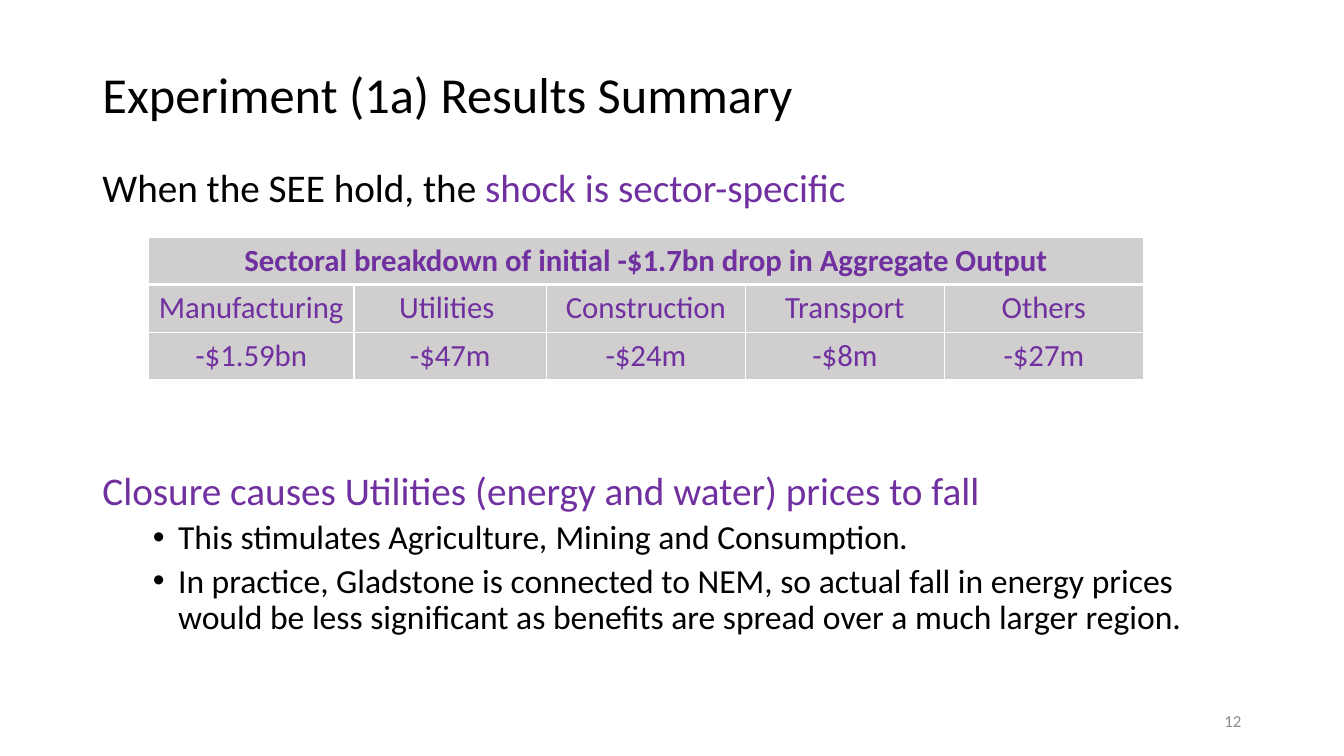
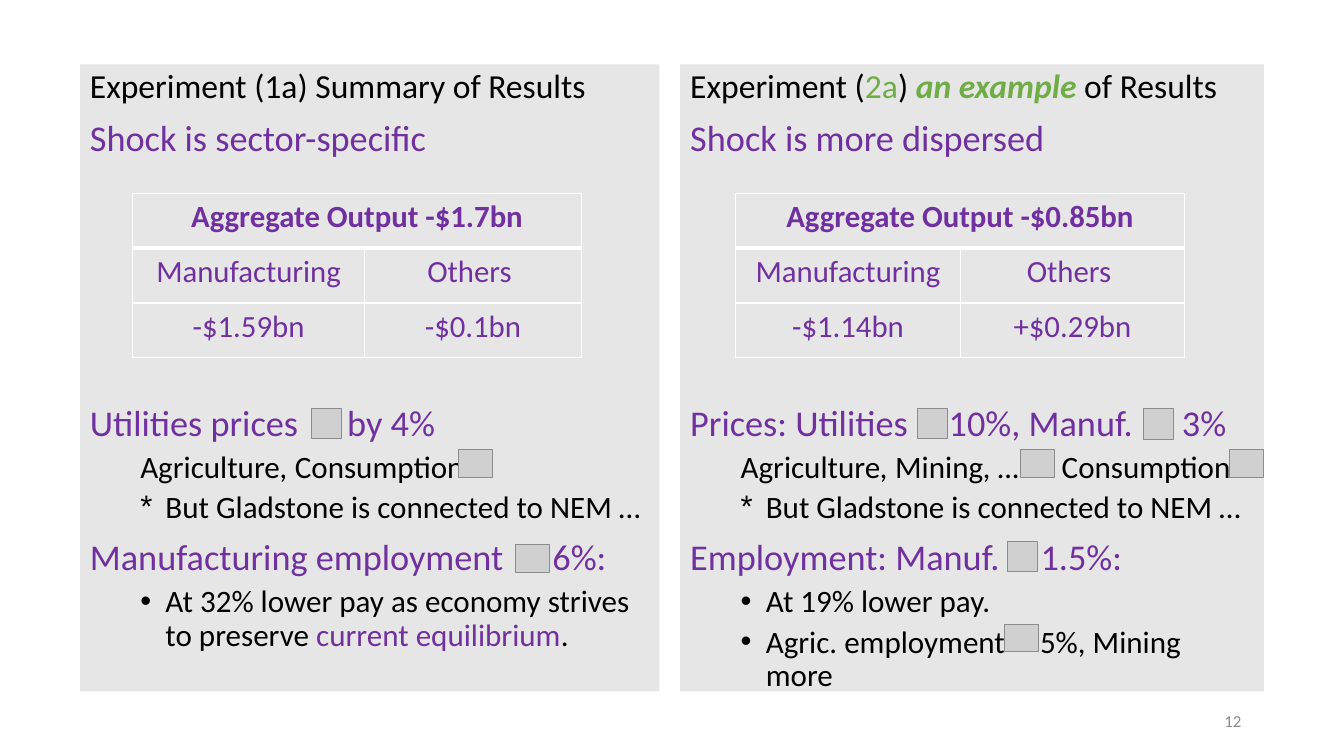
Before and after one commit to patrickocal/gladstone, a slide deck: slide 12 of powerpoint/glad-slides.pptx. Drawn at 1344x756 pixels with LibreOffice and Linux fonts; fonts in the diff are those of the drawing; grey boxes stand for pictures. Boxes give left, top, right and bottom in pixels: in the first picture for what was removed or moved away, otherwise in the second. Text is boxed around its words. In the diff, an @@ line names an element or a change of style, - is before the commit and + after.

Commit message:
slides significantly modified: now emsee is upfront

```diff
--- a/powerpoint/glad-slides.pptx
+++ b/powerpoint/glad-slides.pptx
@@ text "Experiment (1a) Summary of Results": place and size @@
-text "Experiment (1a) Summary of Results" at (102, 76, 1181, 635)
+text "Experiment (1a) Summary of Results" at (80, 65, 659, 692)
@@ text "Experiment (1a) Summary of Results" at (80, 65, 659, 692): fill none to #E7E6E6 @@
@@ text at (90, 73, 629, 651): text changed; size 24 to 22.2 pt @@
-Experiment (1a) Results Summary
-When the SEE hold, the shock is sector-specific
-Closure causes Utilities (energy and water) prices to fall
-  • This stimulates Agriculture, Mining and Consumption.
-  • In practice, Gladstone is connected to NEM, so actual fall in energy prices would be less significant as benefits are spread over a much larger region.
+Experiment (1a) Summary of Results
+Shock is sector-specific
+Utilities prices by 4%
+  Agriculture, Consumption
+  * But Gladstone is connected to NEM …
+Manufacturing employment 6%:
+  • At 32% lower pay as economy strives to preserve current equilibrium.
@@ rectangle added at (681, 65, 1264, 692), fill #E7E6E6, 22.2 pt, text #000000 @@
+Experiment (2a) an example of Results
+Shock is more dispersed
+Prices: Utilities 10%, Manuf. 3%
+  Agriculture, Mining, … Consumption
+  * But Gladstone is connected to NEM …
+Employment: Manuf. 1.5%:
+  • At 19% lower pay.
+  • Agric. employment 5%, Mining more
@@ table at (133, 194, 582, 358) @@
-column 1: Sectoral breakdown of initial -$1.7bn drop in Aggregate Output | Manufacturing | -$1.59bn
-column 2:  | Utilities | -$47m
-column 3:  | Construction | -$24m
-column 4:  | Transport | -$8m
-column 5:  | Others | -$27m
+column 1: Aggregate Output -$1.7bn | Manufacturing | -$1.59bn
+column 2:  | Others | -$0.1bn
@@ table: place and size @@
-table at (148, 237, 1142, 378)
+table at (133, 194, 582, 358)
@@ table added at (736, 194, 1185, 358), 3 rows, 2 columns @@
+Aggregate Output -$0.85bn | 
+Manufacturing | Others
+-$1.14bn | +$0.29bn
@@ picture added at (312, 408, 342, 439) @@
@@ picture added at (918, 408, 948, 439) @@
@@ picture added at (1143, 409, 1174, 440) @@
@@ picture added at (459, 450, 493, 478) @@
@@ picture added at (1021, 450, 1056, 478) @@
@@ picture added at (1230, 450, 1264, 478) @@
@@ picture added at (515, 544, 549, 573) @@
@@ picture added at (1008, 541, 1038, 572) @@
@@ picture added at (1005, 624, 1040, 652) @@
```
Also in this commit, not shown: 12 other slides changed, 2 other files.
